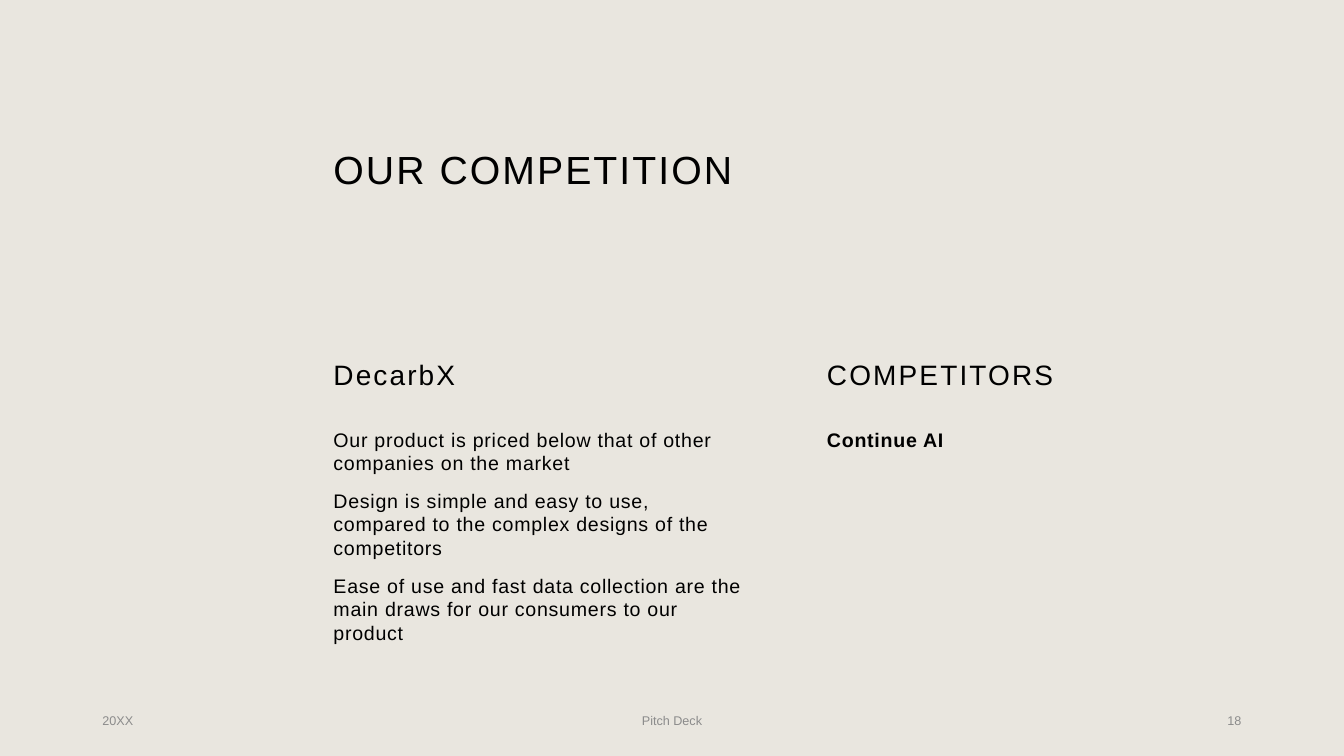
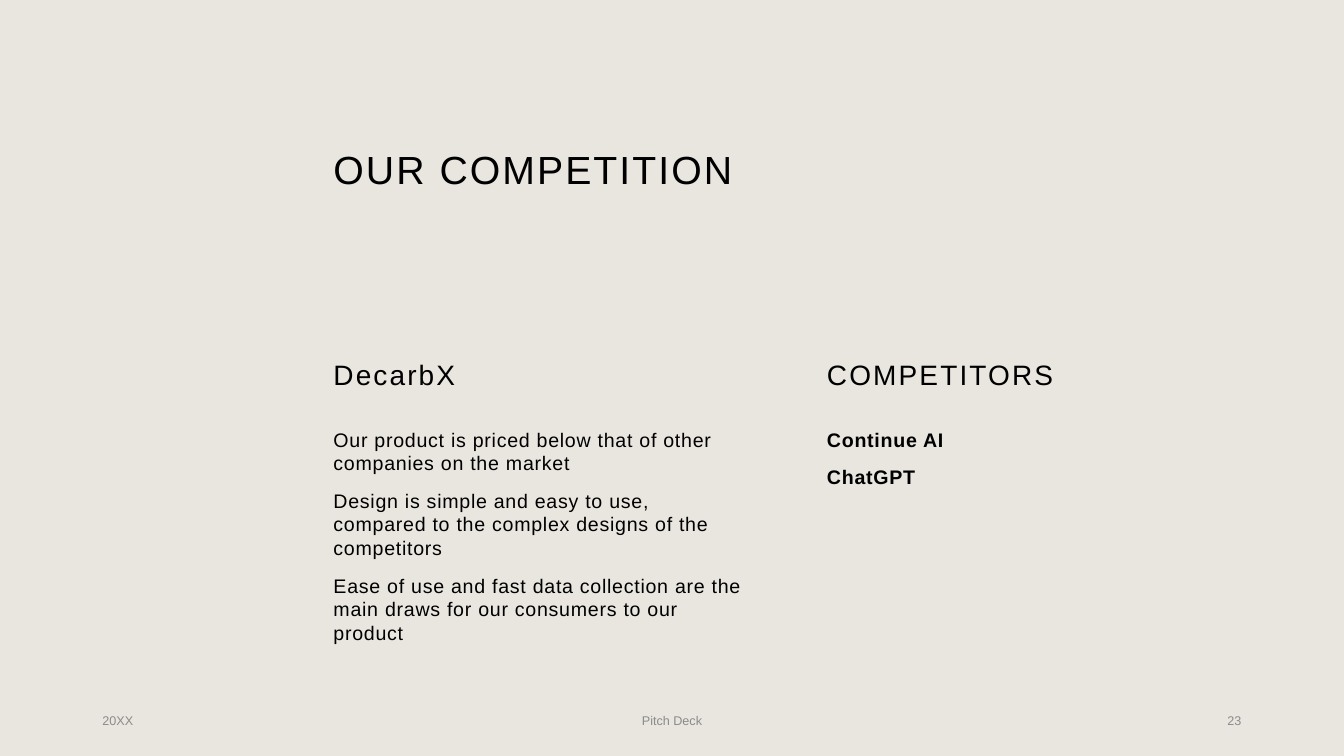
Before and after one commit to Protagonist888/LearnH2, a slide deck: slide 23 of Pitch Decks/DecarbX_PitchDeck_V7.pptx (slide 18 before the commit). Drawn at 1344x756 pixels with LibreOffice and Linux fonts; fonts in the diff are those of the drawing; background and template pictures are left out. Boxes give left, top, right and bottom in pixels: in the first picture for what was removed or moved away, otherwise in the second. Text is boxed around its words. In the diff, an @@ line names an element or a change of style, - is before the commit and + after.

```diff
--- a/Pitch Decks/DecarbX_PitchDeck_V7.pptx
+++ b/Pitch Decks/DecarbX_PitchDeck_V7.pptx
@@ text at <box>827,469,915,485</box>: paragraph added @@
+ChatGPT
@@ page number at <box>1227,716,1241,725</box>: text changed @@
-18
+23
```
Also in this commit, not shown: 2 other slides changed, 5 slides added.
